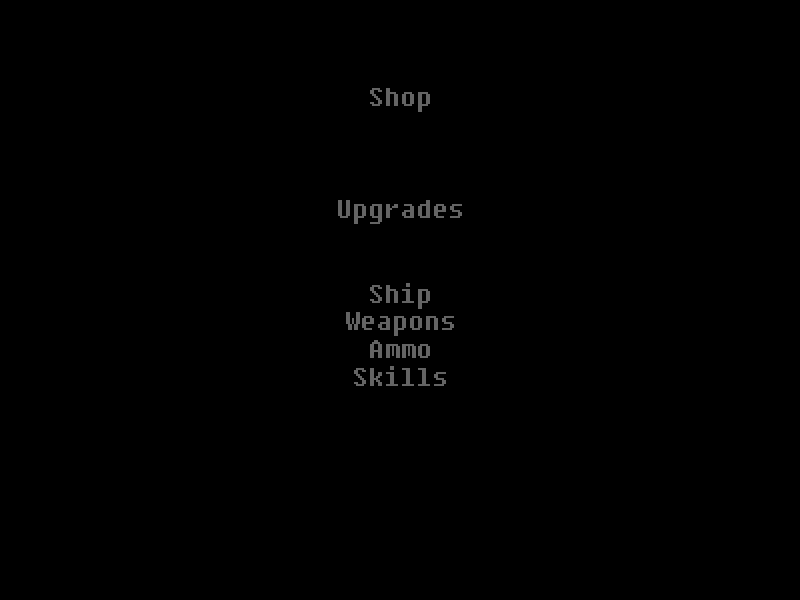
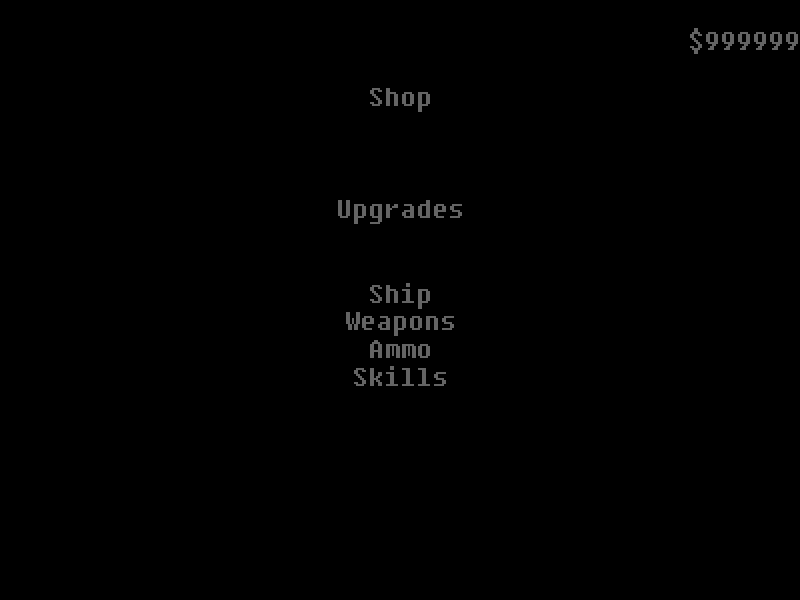
Layered file, before and after one edit (800 × 600). Changes by layer:
added layer "999999" above "$" over [706, 32, 798, 50]
added layer "$" above "shop" over [690, 28, 702, 54]
